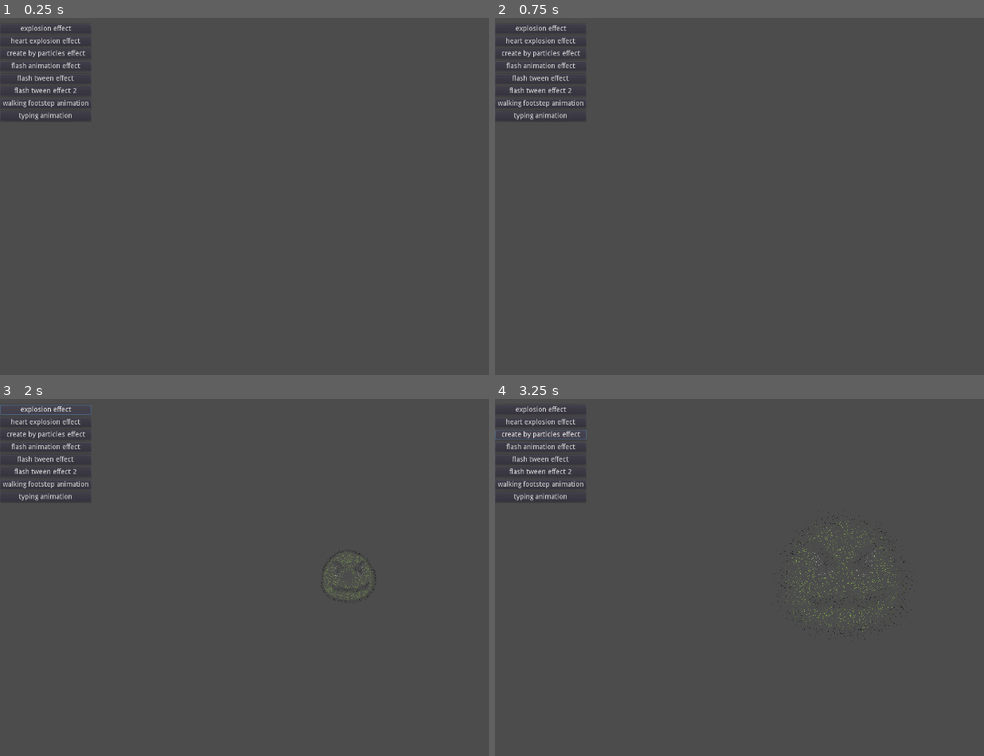
Above: before the commit, frames 1-4 (two rows, left to right).
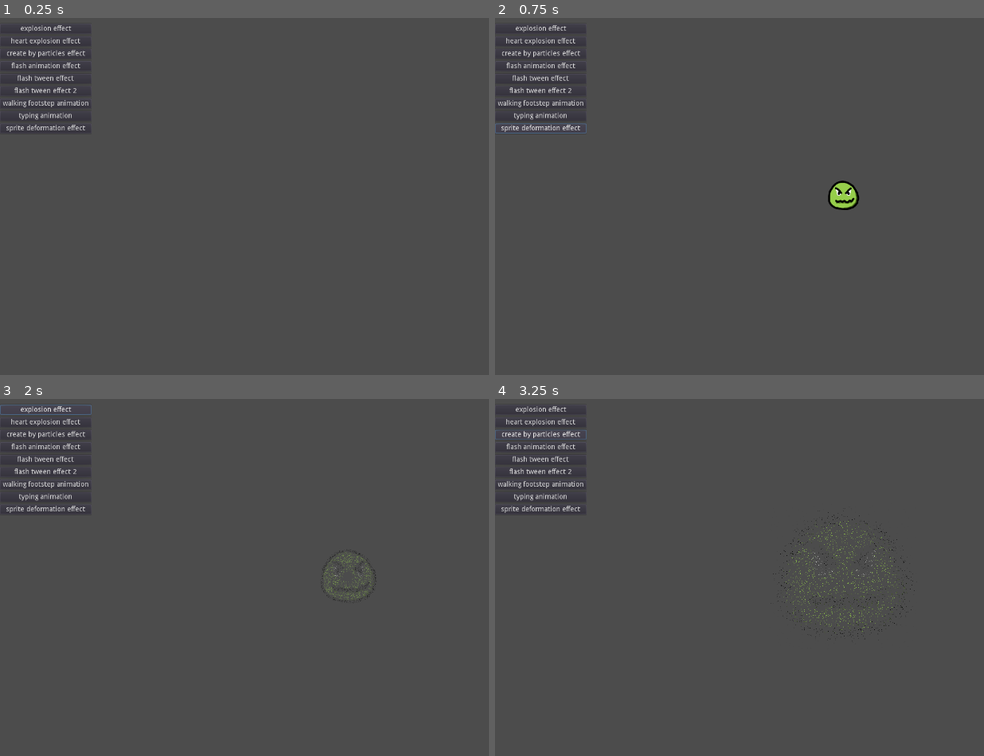
Above: after the commit, the same moments.

Repository: jttuboi/godot_projects_for_studies
Game: Godot game, scene res://World.tscn
Same seed, same stepped clock (60 frames per second), same inputs: the game is played once before the commit and once after it. The engine's default icon, where the game draws it, is replaced by a stand-in: a white triangle on a blue panel in a dark square.
Inputs (mouse positions are in pixels of both pictures, inside the frame that each line leads up to):
- Up to frame 1 (0.25 s): no input
- Up to frame 2 (0.75 s): click (539, 128) at 0.5 s, where only the run after the commit has a clickable "sprite deformation effect"
- Up to frame 3 (2 s): click "explosion effect" at 1.25 s
- Up to frame 4 (3.25 s): click "heart explosion effect" at 2 s; click "create by particles effect" at 2.75 s

The runs differ from the first frame. In frame 1, 0.1% of the frame differs, in the area x 0-18%, y 29-33%; in frame 2, 0.6%, in the area x 0-75%, y 29-54%; in frame 3, 0.1%; in frame 4, 0.1%.

Commit message:
add sprite deformation effect

Diff:
--- a/playground/World.gd
+++ b/playground/World.gd
@@ -73,6 +73,14 @@
 	_add_container(typing_animation)
 
 
+# https://www.youtube.com/watch?v=BZp8DwPdj4s
+func _on_SpriteDeformationEffect_pressed():
+	_clear_container()
+	var SpriteDeformationEffectScene = preload("res://sprite_deformation_effect/sprite_deformation_effect.tscn")
+	var sprite_deformation_effect = SpriteDeformationEffectScene.instance()
+	_add_container(sprite_deformation_effect)
+
+
 func _add_container(node):
 	node.position = $ContainerCenter.position
 	$Container.add_child(node)
--- a/playground/World.tscn
+++ b/playground/World.tscn
@@ -83,10 +83,16 @@
 margin_bottom = 210.0
 text = "typing animation"
 
-[node name="_2" type="Control" parent="Menu/_/_"]
+[node name="SpriteDeformationEffect" type="Button" parent="Menu/_/_"]
 margin_top = 215.0
 margin_right = 184.0
-margin_bottom = 225.0
+margin_bottom = 235.0
+text = "sprite deformation effect"
+
+[node name="_2" type="Control" parent="Menu/_/_"]
+margin_top = 240.0
+margin_right = 184.0
+margin_bottom = 250.0
 rect_min_size = Vector2( 0, 10 )
 
 [node name="Container" type="Node2D" parent="."]
@@ -102,3 +108,4 @@
 [connection signal="pressed" from="Menu/_/_/FlashTweenEffect2" to="." method="_on_FlashTweenEffect2_pressed"]
 [connection signal="pressed" from="Menu/_/_/WalkingFootstepAnimation" to="." method="_on_WalkingFootstepAnimation_pressed"]
 [connection signal="pressed" from="Menu/_/_/TypingAnimation" to="." method="_on_TypingAnimation_pressed"]
+[connection signal="pressed" from="Menu/_/_/SpriteDeformationEffect" to="." method="_on_SpriteDeformationEffect_pressed"]
--- /dev/null
+++ b/playground/sprite_deformation_effect/sprite_deformation_effect.gd
@@ -0,0 +1,26 @@
+extends Node2D
+
+var _duration = 0.2
+var _max_click_distance = 1000.0
+
+
+func _unhandled_input(event: InputEvent):
+	if event is InputEventMouseButton and event.is_pressed():
+		var direction_not_normalized = $Sprite.global_position - get_global_mouse_position()
+		_deform(direction_not_normalized)
+
+
+func _deform(direction_not_normalized: Vector2):
+	# value 0.0 .. 1.0 if is near of sprite, the value is high, if is far from sprite, the value is low until be 0
+	# this create the strength based on distance between sprite and mouse position
+	var deformationStrength = clamp(_max_click_distance - direction_not_normalized.length(), 0, _max_click_distance) / _max_click_distance
+	var deformationDirection = direction_not_normalized.normalized()
+	# this deformation scale will give to shader of sprite, value between Vector(-0.5, -0.5) to Vector2(0.5, 0.5)
+	var deformationScale = 0.5 * deformationDirection * deformationStrength
+
+	$Tween.stop_all()
+	# this first apply the deformation scale using cubic transition
+	$Tween.interpolate_property($Sprite.material, "shader_param/deformation", null, deformationScale, _duration, Tween.TRANS_CUBIC)
+	# this second apply the back to normal scale from deformated scale using cubic transition and slow at beginning/end and fast in middle transition
+	$Tween.interpolate_property($Sprite.material, "shader_param/deformation", deformationScale, Vector2.ZERO, 1.0, Tween.TRANS_CUBIC, Tween.EASE_IN_OUT, _duration)
+	$Tween.start()
--- /dev/null
+++ b/playground/sprite_deformation_effect/sprite_deformation_effect.shader
@@ -0,0 +1,20 @@
+shader_type canvas_item;
+
+uniform vec2 deformation = vec2(0, 0);
+uniform float sideWaysDeformationFactor = 5.0;
+uniform float knockbackFactor = 0.4;
+
+void vertex() {
+	vec2 deformationStrength = abs(deformation);
+	float sideWaysDeformation = min(deformationStrength.x, deformationStrength.y);
+	float spriteWidth = abs(VERTEX.x);
+	if (sign(VERTEX.y) != sign(deformation.y)) {
+		VERTEX.x += sideWaysDeformation * sideWaysDeformationFactor * spriteWidth * sign(deformation.x);
+	}
+	vec2 scale = 1.0 - deformationStrength;
+
+	vec2 vertexOld = VERTEX;
+	VERTEX.x = vertexOld.x * scale.x / scale.y;
+	VERTEX.y = vertexOld.y * scale.y / scale.x;
+	VERTEX.xy += deformation * spriteWidth * knockbackFactor;
+}
--- /dev/null
+++ b/playground/sprite_deformation_effect/sprite_deformation_effect.tscn
@@ -0,0 +1,20 @@
+[gd_scene load_steps=5 format=2]
+
+[ext_resource path="res://shared/dummy.png" type="Texture" id=1]
+[ext_resource path="res://sprite_deformation_effect/sprite_deformation_effect.gd" type="Script" id=2]
+[ext_resource path="res://sprite_deformation_effect/sprite_deformation_effect.shader" type="Shader" id=3]
+
+[sub_resource type="ShaderMaterial" id=2]
+shader = ExtResource( 3 )
+shader_param/deformation = Vector2( 0, 0 )
+shader_param/sideWaysDeformationFactor = 5.0
+shader_param/knockbackFactor = 0.4
+
+[node name="SpriteDeformationEffect" type="Node2D"]
+script = ExtResource( 2 )
+
+[node name="Sprite" type="Sprite" parent="."]
+material = SubResource( 2 )
+texture = ExtResource( 1 )
+
+[node name="Tween" type="Tween" parent="."]
